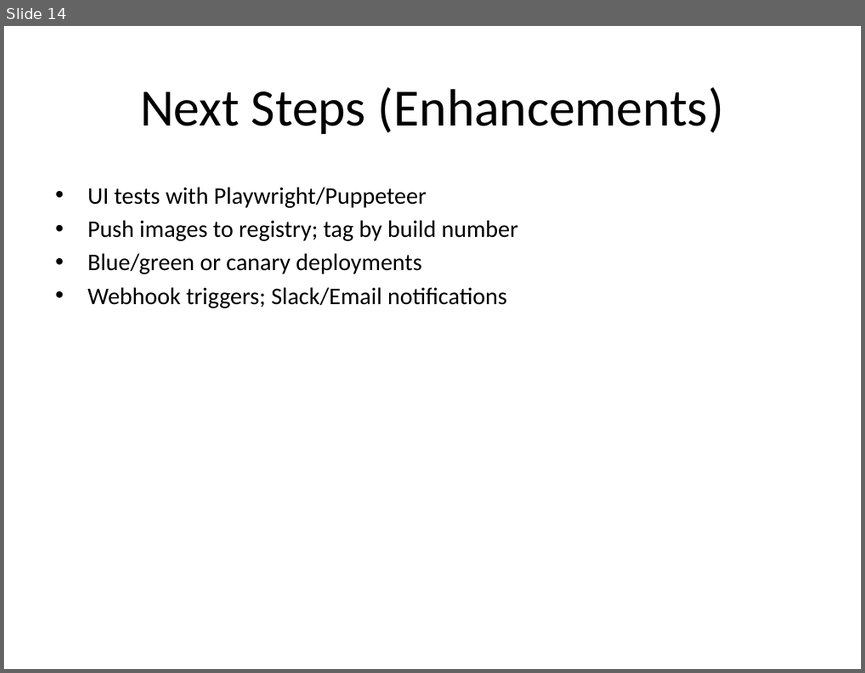
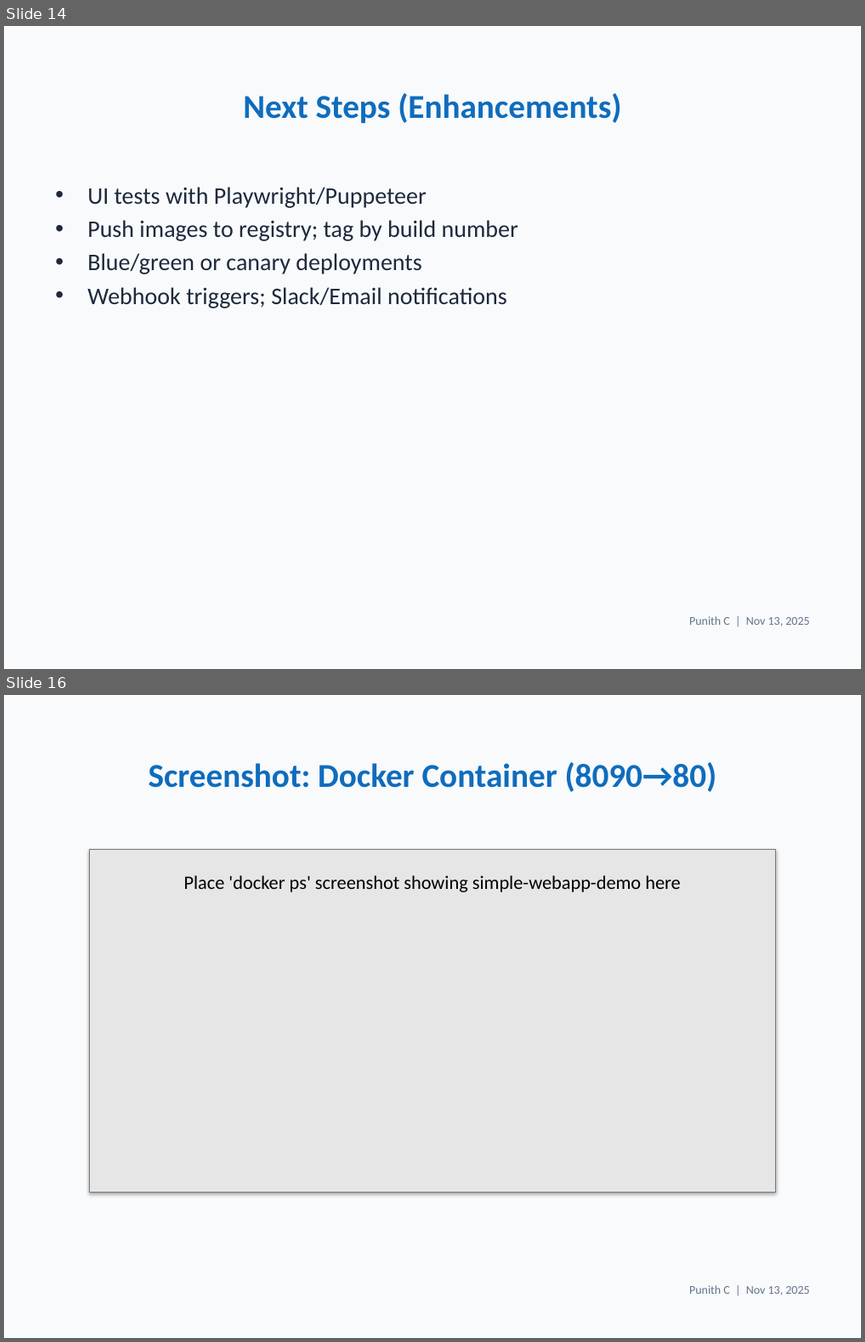
Before and after one commit to Punith968/simple-webapp-jenkins-ci-cd, a slide deck: simple-webapp-jenkins-ci-cd/project_presentation.pptx. Shown one above the other, each under a label of ours: slide 14 before the commit, slides 14 and 16 after it; the slides between them are not shown. The pictures are 865x673 and 865x1342 pixels, drawn with LibreOffice and Linux fonts; fonts in the diff are those of the drawing. Boxes give left, top, right and bottom in pixels: in the first picture for what was removed or moved away, otherwise in the second. Text is boxed around its words. In the diff, an @@ line names an element or a change of style, - is before the commit and + after.

Commit message:
Enhance PPT: theme, footer, and optional screenshots embedding

```diff
--- a/simple-webapp-jenkins-ci-cd/project_presentation.pptx
+++ b/simple-webapp-jenkins-ci-cd/project_presentation.pptx
@@ slide 16 added at [4,695,861,1338], background #F8FAFC @@
@@ title added at [148,762,717,792], 28 pt, text #0F6CBD, bold @@
+Screenshot: Docker Container (8090→80)
@@ rectangle added at [90,849,775,1192], fill #E6E6E6, outline #787878 0.75 pt @@
@@ text added at [184,875,680,892], 16 pt, text #000000 @@
+Place 'docker ps' screenshot showing simple-webapp-demo here
@@ text added at [689,1285,809,1295], 10 pt, text #64748B @@
+Punith C | Nov 13, 2025
@@ slide 14 changed as well @@
@@ background #FFFFFF to #F8FAFC @@
@@ title "Next Steps (Enhancements)" at [243,93,621,123]: size 44 to 28 pt, text colour #000000 to #0F6CBD, bold on @@
@@ text "UI tests with Playwright/Puppeteer" at [87,187,518,308]: text colour #000000 to #1E293B @@
@@ text added at [689,616,809,626], 10 pt, text #64748B @@
+Punith C | Nov 13, 2025
```
Also in this commit, not shown: 14 other slides changed, 2 other slides added, 1 slide removed, 1 other file.
